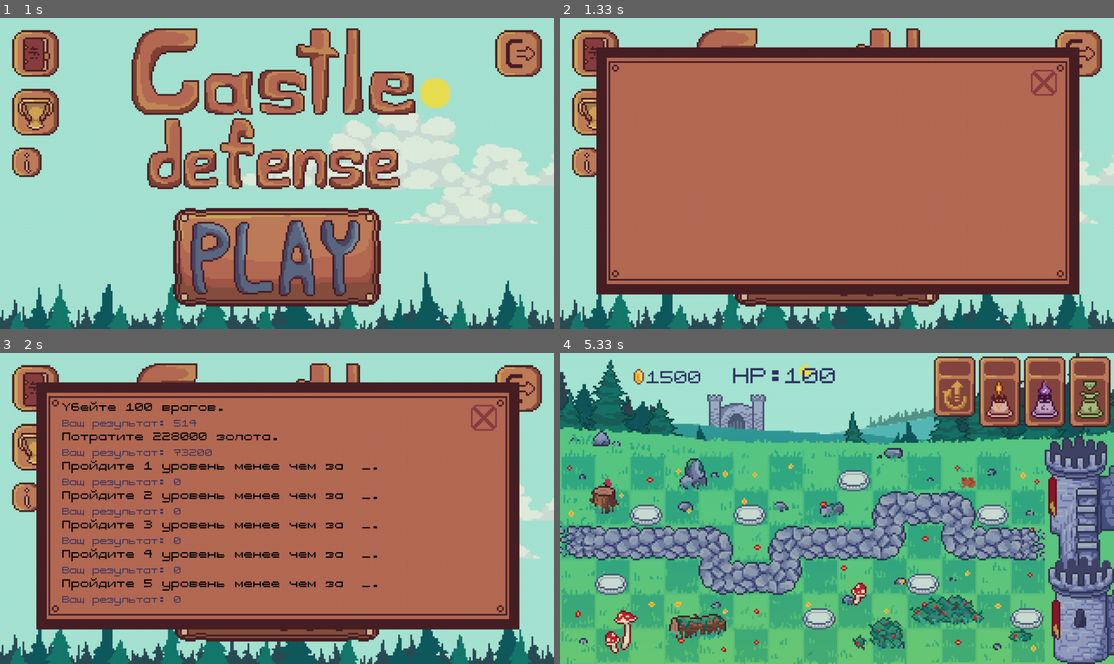
Above: before the commit, frames 1-4 (two rows, left to right).
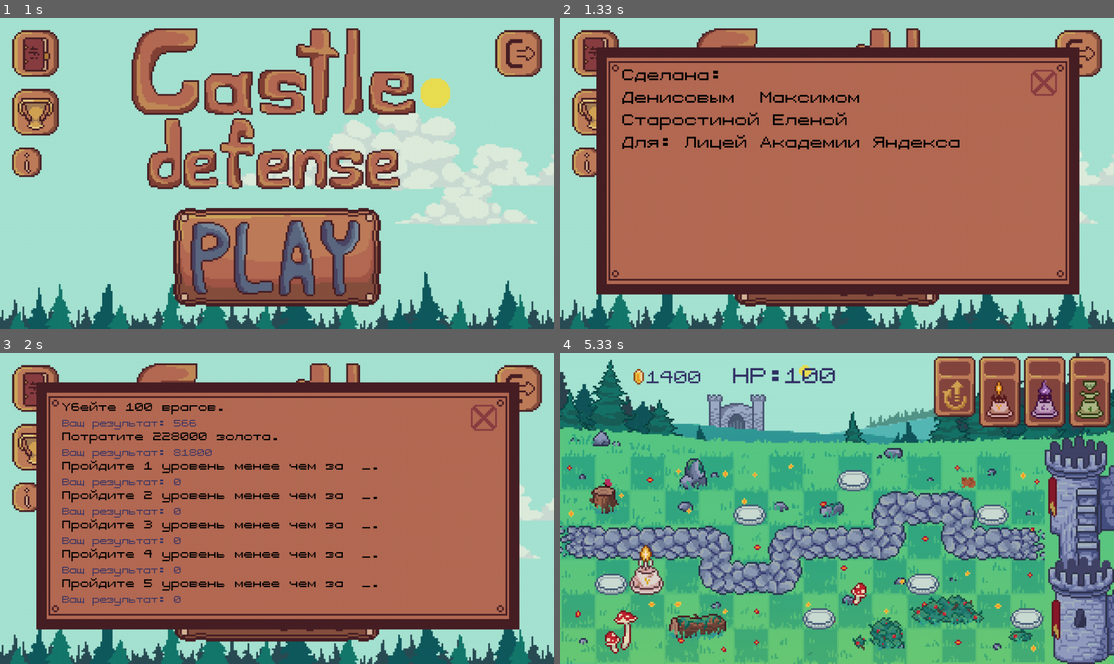
Above: after the commit, the same moments.

Repository: LenaSup/PyGame_project
Game: pygame game, started from main.py
Same seed, same stepped clock (60 frames per second), same inputs: the game is played once before the commit and once after it.
Inputs (mouse positions are in pixels of both pictures, inside the frame that each line leads up to):
- Up to frame 1 (1 s): press the mouse at (33, 52) at 0.37 s; move the mouse to (72, 148) at 0.47 s; release the mouse at (105, 245) at 0.6 s; press the mouse at (481, 83) at 0.7 s; move the mouse to (326, 70) at 0.8 s; release the mouse at (166, 61) at 0.93 s
- Up to frame 2 (1.33 s): press the mouse at (587, 161) at 1.03 s; move the mouse to (781, 192) at 1.13 s; release the mouse at (981, 223) at 1.27 s
- Up to frame 3 (2 s): press the mouse at (481, 418) at 1.37 s; move the mouse to (277, 427) at 1.47 s; release the mouse at (66, 440) at 1.6 s; press the mouse at (33, 446) at 1.7 s; move the mouse to (55, 474) at 1.8 s; release the mouse at (72, 499) at 1.93 s
- Up to frame 4 (5.33 s): click (698, 452) at 2.05 s, where only the run after the commit has a clickable "Ваш результат: 81800"; click (875, 626) at 2.38 s; click (715, 539) at 2.72 s; tap Esc at 3 s; click "Ваш результат: 0" at 3.38 s; press the mouse at (1041, 418) at 4.2 s; move the mouse to (958, 412) at 4.3 s; release the mouse at (875, 408) at 4.43 s; press the mouse at (837, 592) at 4.53 s; move the mouse to (748, 592) at 4.63 s; release the mouse at (659, 592) at 4.77 s; press the mouse at (709, 424) at 4.87 s; move the mouse to (875, 511) at 4.97 s; release the mouse at (1041, 598) at 5.1 s; click (659, 567) at 5.22 s

Frame 1 is identical in both runs. In frame 2, 2.1% of the frame differs, in the area x 11-73%, y 16-43%; in frame 3, less than 0.1%; in frame 4, 1.0%.

Commit message:
Мелкие правки

Diff:
--- a/data/map_1.map
+++ b/data/map_1.map
@@ -1,6 +1,6 @@
 ........0.....
-..0..0...afs0.
+.....0...afs0.
 @fffs.affw.df$
-.0..dfw...0...
+.00.dfw...0...
 .......0.....0
 ..............
--- a/main.py
+++ b/main.py
@@ -220,11 +220,23 @@
 
 
 class EndScreen:
-    def __init__(self, win):
+    def __init__(self, win, screen):
         if win:
             background = pygame.transform.scale(load_image('win.png'), size)
         else:
             background = pygame.transform.scale(load_image('game_over.png'), size)
+        fps = 60
+        clock = pygame.time.Clock()
+        done = True
+        while done:
+            screen.blit(background, (0, 0))
+            for event in pygame.event.get():
+                if event.type == pygame.QUIT:
+                    sys.exit()
+                if event.type == pygame.MOUSEBUTTONDOWN:
+                    done = False
+            pygame.display.flip()
+            clock.tick(fps)
 
 
 class Education:    # Окно обучения
@@ -320,7 +332,12 @@
 
 class Info():
     def __init__(self):
-        pass
+        self.f = pygame.font.Font('7X7PixelizedRegular.ttf', 36)
+        self.text = []
+        self.text.append(self.f.render('Сделана:', False, (0, 0, 0)))
+        self.text.append(self.f.render('Денисовым  Максимом', False, (0, 0, 0)))
+        self.text.append(self.f.render('Старостиной Еленой', False, (0, 0, 0)))
+        self.text.append(self.f.render('Для: Лицей Академии Яндекса', False, (0, 0, 0)))
 
     def info_display(self, screen, size):
         done = True
@@ -331,6 +348,8 @@
         cross_btn = CrossBtn(size, btn)
         while done:
             screen.blit(background, (0, 0))
+            for i in range(len(self.text)):
+                screen.blit(self.text[i], ((size[0] // 320) * 36, (size[1] // 180) * (27 + 13 * i)))
             btn.draw(screen)
             for event in pygame.event.get():
                 if event.type == pygame.QUIT:
Binary file added: graphics/game_over.png
Binary file changed: user_data.sqlite3
